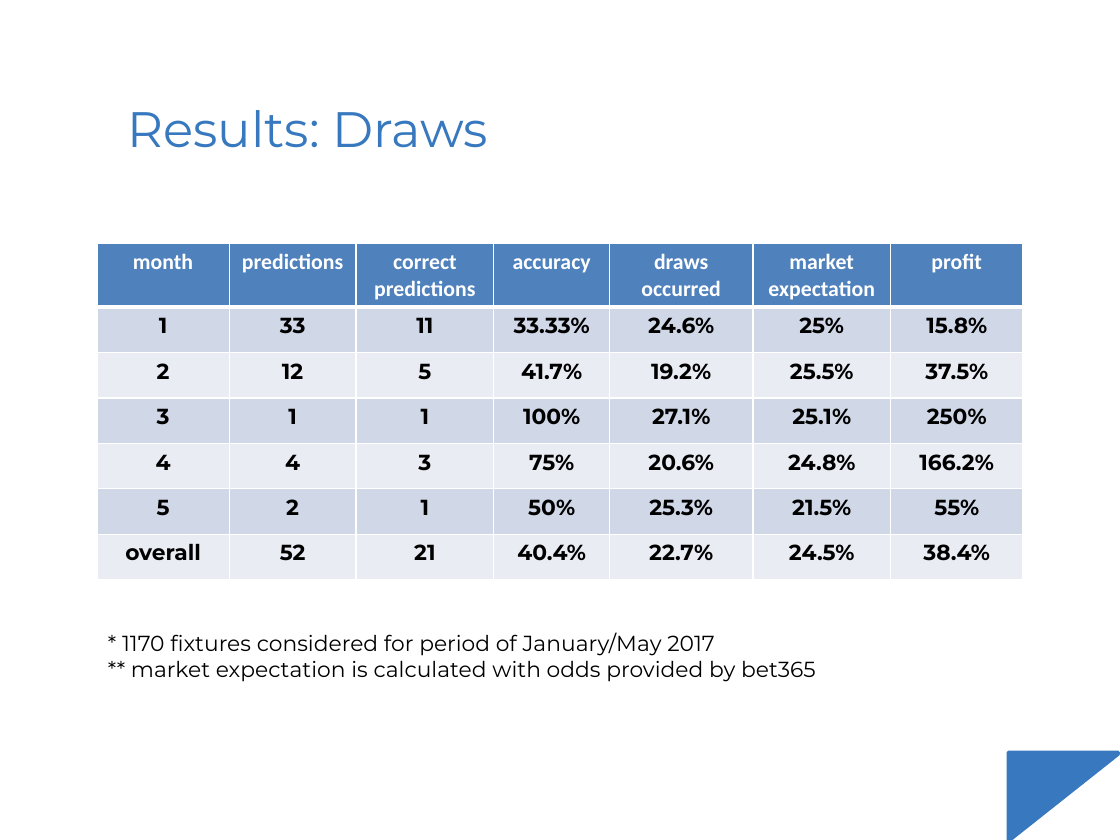
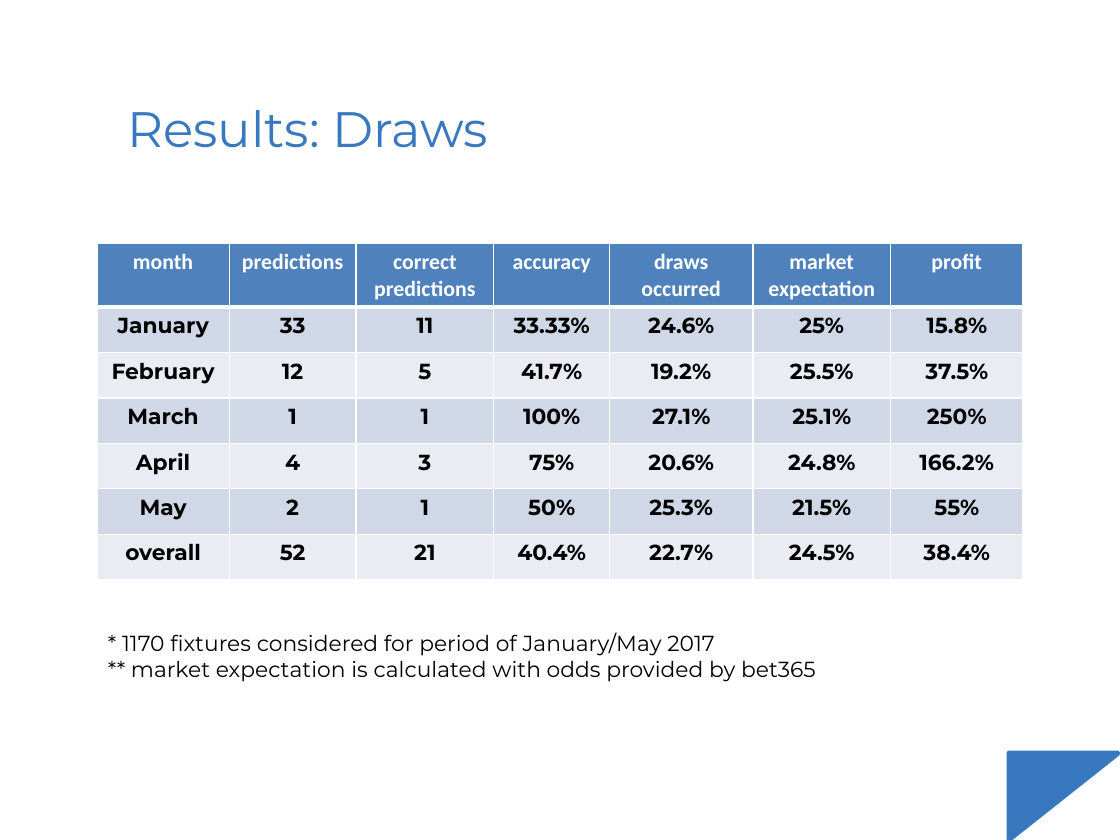
Before and after one commit to antdro/predictor, a slide deck: slide 17 of demo.pptx. Drawn at 1120x840 pixels with LibreOffice and Linux fonts; fonts in the diff are those of the drawing. Boxes give left, top, right and bottom in pixels: in the first picture for what was removed or moved away, otherwise in the second. Text is boxed around its words. In the diff, an @@ line names an element or a change of style, - is before the commit and + after.

```diff
--- a/demo.pptx
+++ b/demo.pptx
@@ table at (x1=97, y1=244, x2=1023, y2=580) @@
-row 2, column 1: 1
+row 2, column 1: January
-row 3, column 1: 2
+row 3, column 1: February
-row 4, column 1: 3
+row 4, column 1: March
-row 5, column 1: 4
+row 5, column 1: April
-row 6, column 1: 5
+row 6, column 1: May
```
Also in this commit, not shown: 6 other slides changed.
